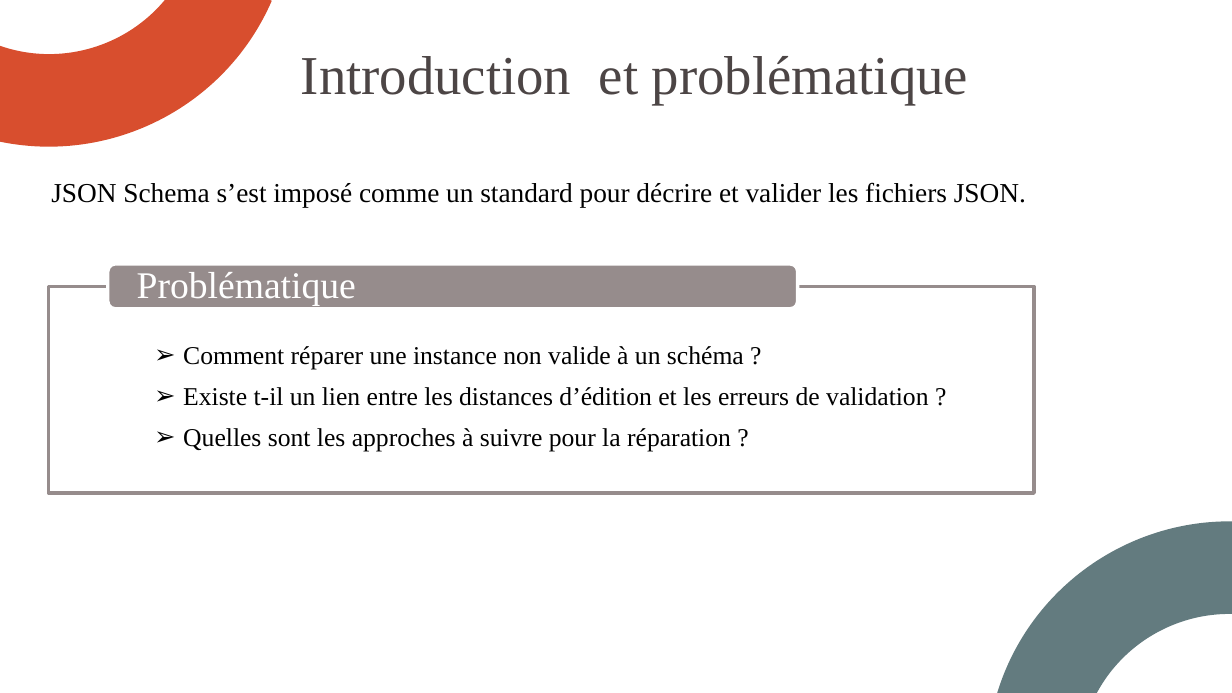
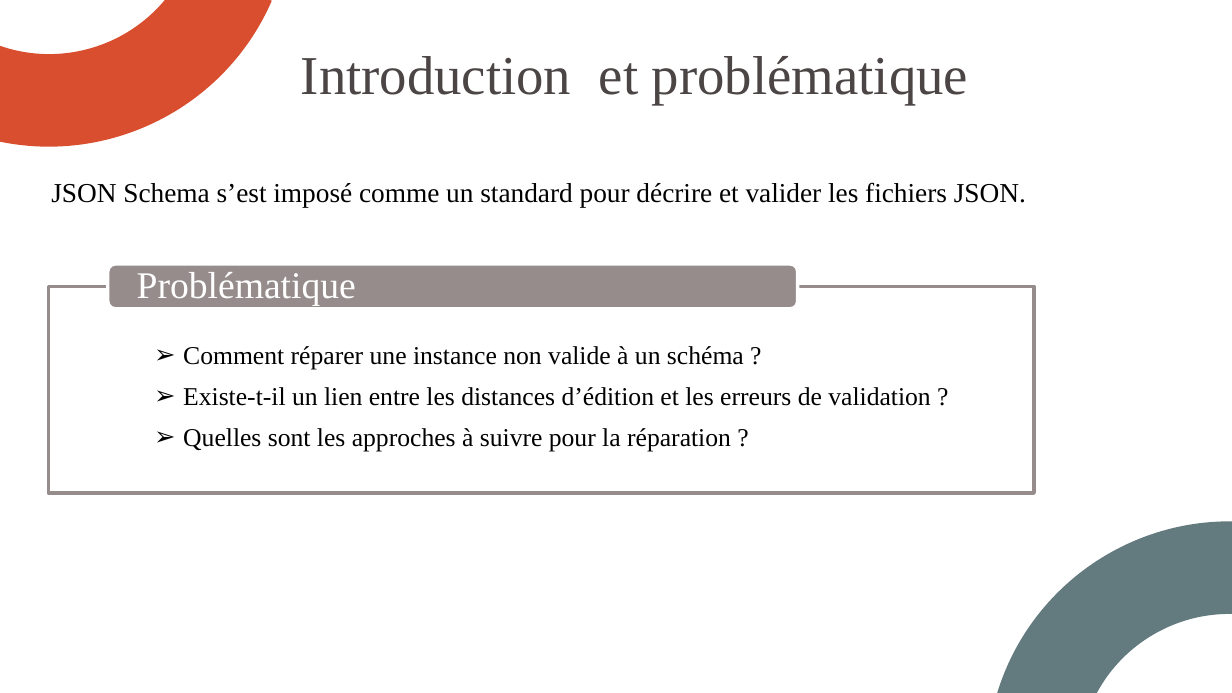
Before and after one commit to Yanis540/PSTL-M1, a slide deck: slide 4 of rapport/Présentation_Finale.pptx. Drawn at 1232x693 pixels with LibreOffice and Linux fonts; fonts in the diff are those of the drawing. Boxes give left, top, right and bottom in pixels: in the first picture for what was removed or moved away, otherwise in the second. Text is boxed around its words. In the diff, an @@ line names an element or a change of style, - is before the commit and + after.

```diff
--- a/rapport/Présentation_Finale.pptx
+++ b/rapport/Présentation_Finale.pptx
@@ text at [183, 387, 930, 406]: text changed @@
-  ➢ Existe t-il un lien entre les distances d’édition et les erreurs de validation ?
+  ➢ Existe-t-il un lien entre les distances d’édition et les erreurs de validation ?
```
Also in this commit, not shown: 15 other slides changed, 1 slide added, 1 slide removed, 2 other files.
